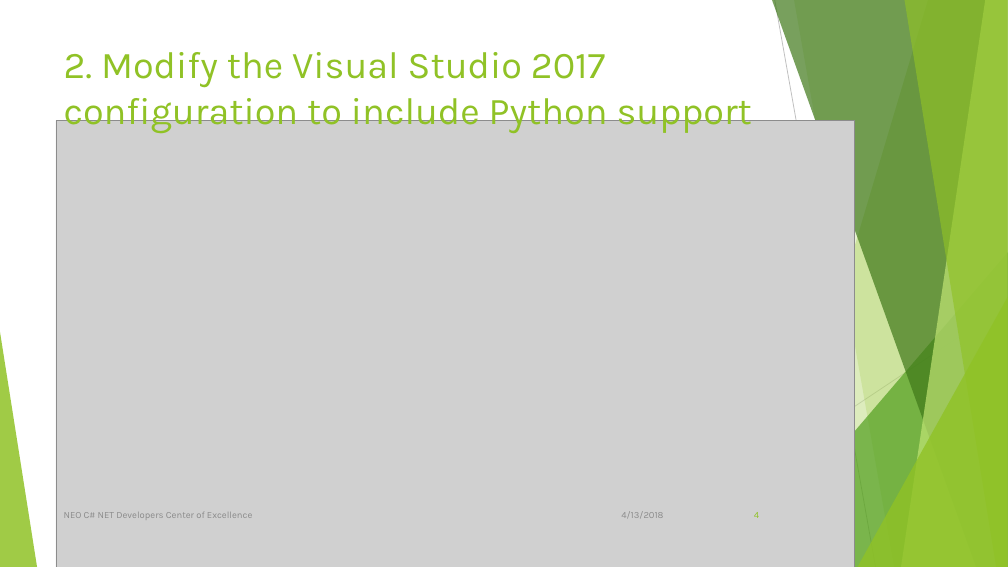
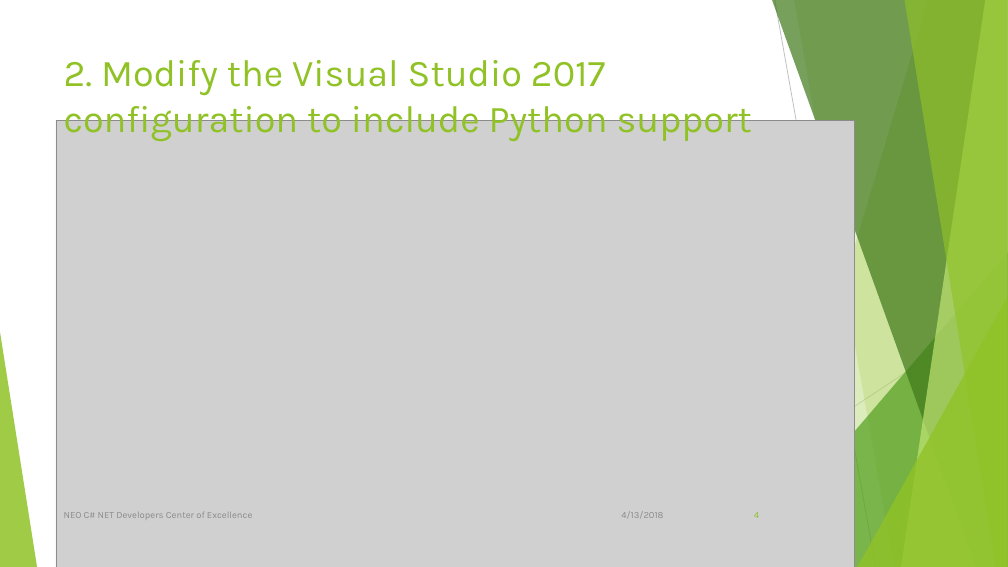
Before and after one commit to mwherman2000/neo-npcc2-python, a slide deck: slide 4 of Docs/NEO Persistable Classes 2.0 Platform for Python v0.1.pptx. Drawn at 1008x567 pixels with LibreOffice and Linux fonts; fonts in the diff are those of the drawing; grey boxes stand for pictures. Boxes give left, top, right and bottom in pixels: in the first picture for what was removed or moved away, otherwise in the second. Text is boxed around its words. In the diff, an @@ line names an element or a change of style, - is before the commit and + after.

```diff
--- a/Docs/NEO Persistable Classes 2.0 Platform for Python v0.1.pptx
+++ b/Docs/NEO Persistable Classes 2.0 Platform for Python v0.1.pptx
@@ title "2. Modify the Visual Studio ...": place and size @@
-title "2. Modify the Visual Studio ..." at <box>64,52,752,133</box>
+title "2. Modify the Visual Studio ..." at <box>64,60,752,141</box>
```
Also in this commit, not shown: 1 other slide changed, 1 slide added, 1 other file.
